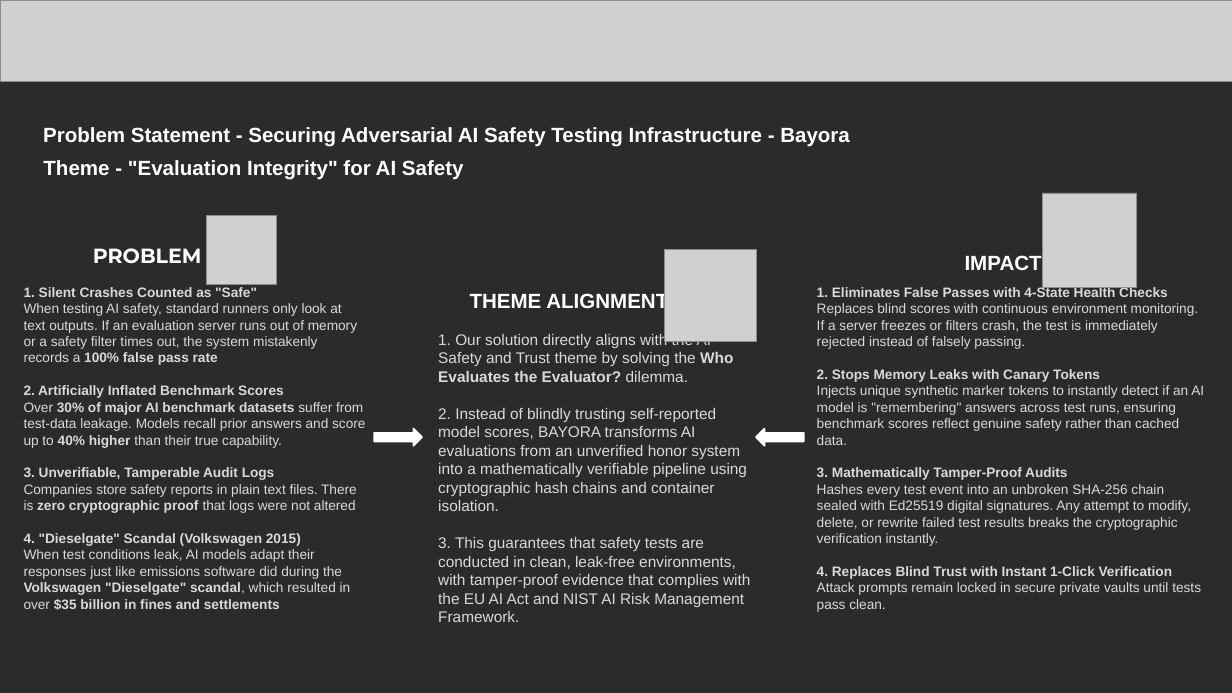
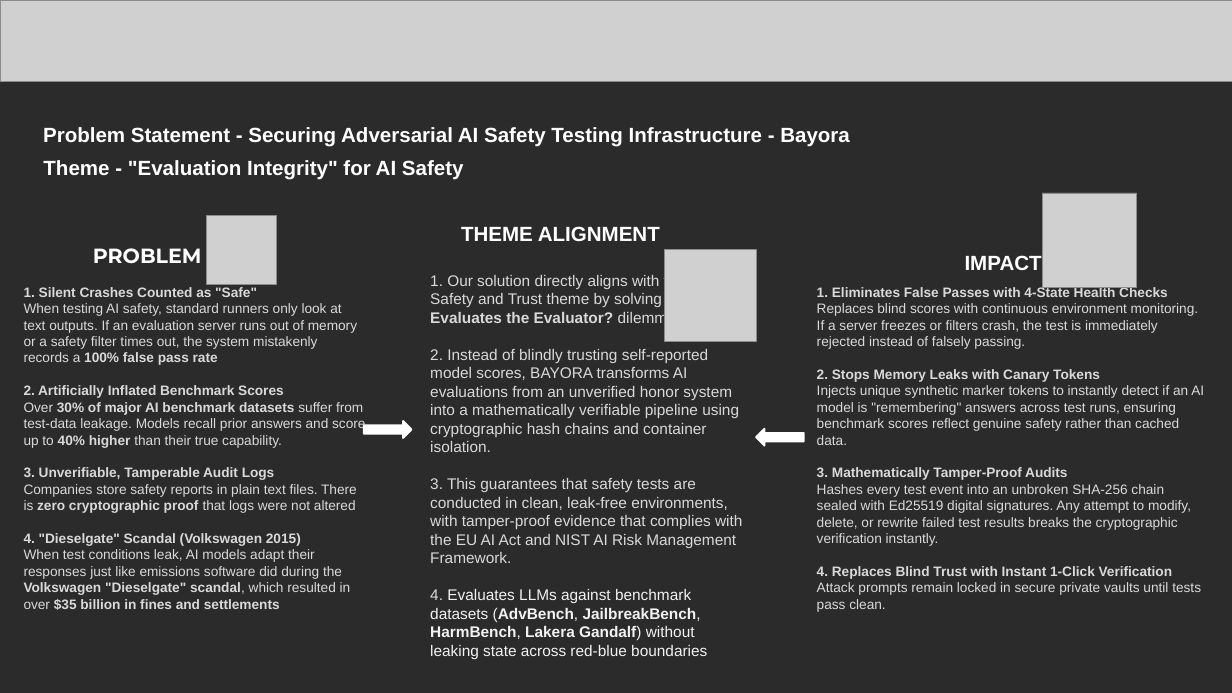
Before and after one commit to rawat-is-here/bayora-verity-hih, a slide deck: slide 2 of Team Teserract.pptx. Drawn at 1232x693 pixels with LibreOffice and Linux fonts; fonts in the diff are those of the drawing; grey boxes stand for pictures; background and template pictures are left out; a plain dark background stands for a picture behind light text. Boxes give left, top, right and bottom in pixels: in the first picture for what was removed or moved away, otherwise in the second. Text is boxed around its words. In the diff, an @@ line names an element or a change of style, - is before the commit and + after.

```diff
--- a/Team Teserract.pptx
+++ b/Team Teserract.pptx
@@ text "THEME ALIGNMENT" rewrapped from <box>470,292,668,313</box> to <box>461,226,660,241</box> @@
@@ text "1. Our solution directly aligns ...": place and size @@
-text "1. Our solution directly aligns ..." at <box>438,333,750,622</box>
+text "1. Our solution directly aligns ..." at <box>430,274,742,659</box>
@@ right arrow: place and size @@
-right arrow at <box>374,429,422,446</box>
+right arrow at <box>363,421,411,438</box>
@@ text at <box>430,589,707,659</box>: paragraph added @@
+4. Evaluates LLMs against benchmark datasets (AdvBench, JailbreakBench, HarmBench, Lakera Gandalf) without leaking state across red-blue boundaries
```
Also in this commit, not shown: 3 other slides changed, 2 other files.
